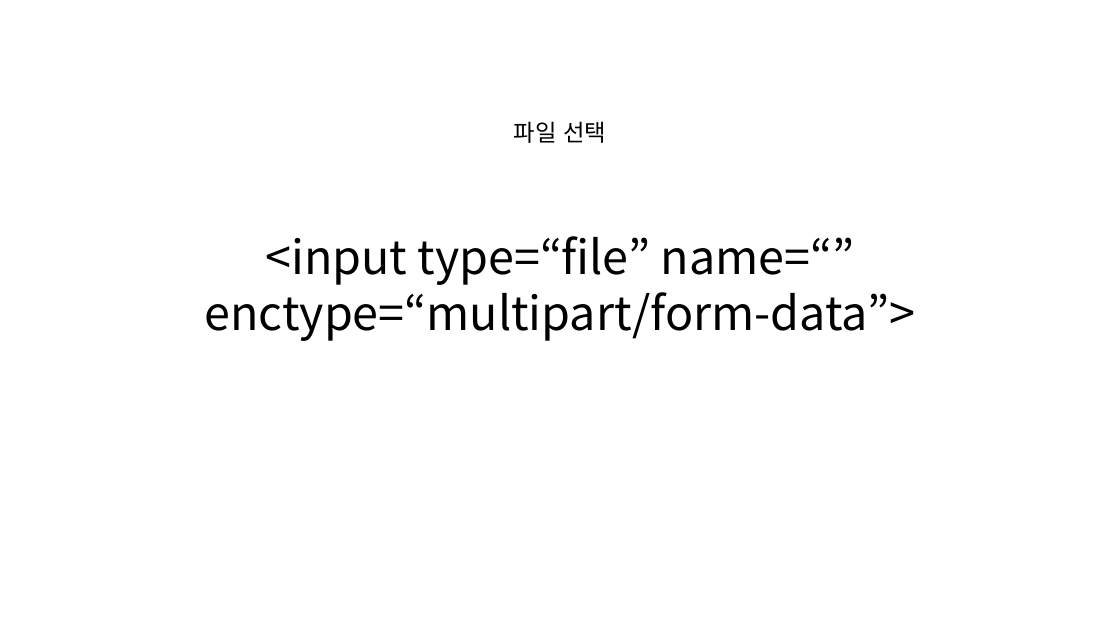
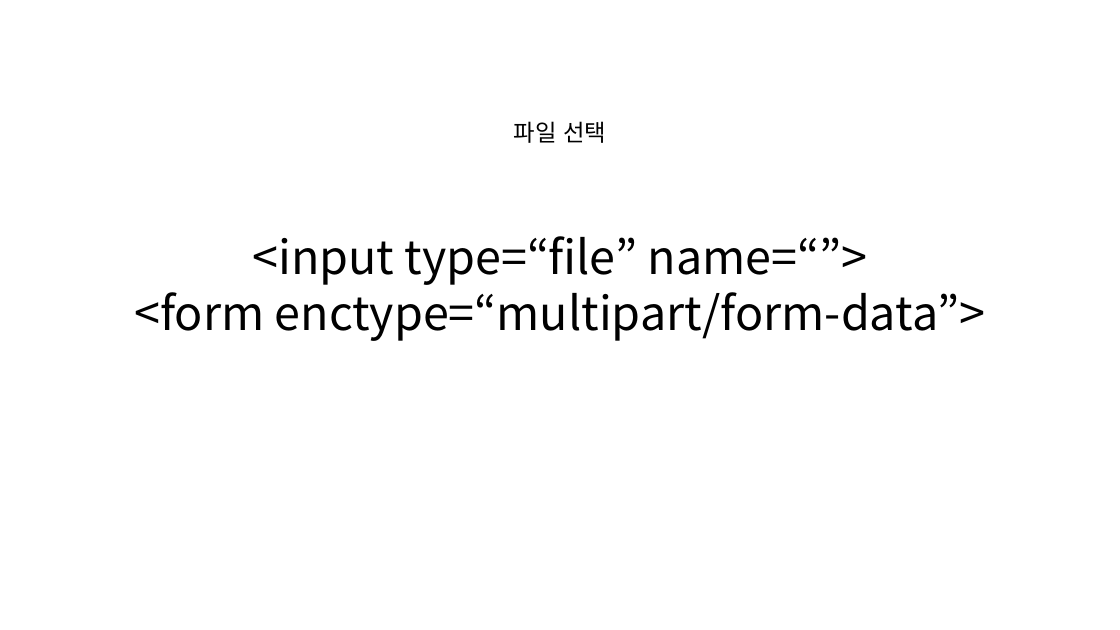
Before and after one commit to MainFe/mainfe.github.io, a slide deck: slide 61 of ppt/web-design.pptx. Drawn at 1120x630 pixels with LibreOffice and Linux fonts; fonts in the diff are those of the drawing. Boxes give left, top, right and bottom in pixels: in the first picture for what was removed or moved away, otherwise in the second. Text is boxed around its words. In the diff, an @@ line names an element or a change of style, - is before the commit and + after.

```diff
--- a/ppt/web-design.pptx
+++ b/ppt/web-design.pptx
@@ text at box(134, 236, 986, 341): text changed @@
-<input type=“file” name=“”
-enctype=“multipart/form-data”>
+<input type=“file” name=“”>
+<form enctype=“multipart/form-data”>
```
Also in this commit, not shown: 13 other slides changed, 41 slides added, 10 slides removed, 2 other files.
